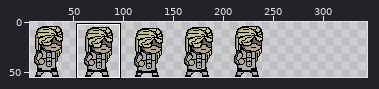
Two versions of one sprite sheet, Assets/Textures/PlayerSprites/idle_backup-Sheet.png. The first picture is a wide view before the edit; the outline marks the close-up.
Close-up. Before the edit:
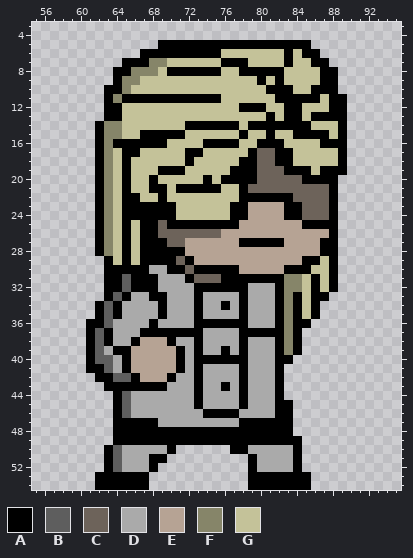
The file is 250x55 pixels. Colours within 5 levels of each other are drawn and written as one. Shown: x 55..95, y 3..54. The old version is drawn lined up with the new one, on the new canvas. The wide view leaves out empty margins. The commit also changed other parts of the picture, which this record leaves out.
Palette (. is transparent): A #000000  B #5e5e5e  C #6d635a  D #aaaaaa  E #b6a394  F #868569  G #c4c299
Pixels before, first column x 61:
 5 ........AAAAAAAAAAAAAAAAA....
 6 ......AAAAAAAAAGGGGGGGAGAA...
 7 ....AAAFFGGGGGGAAAGGGGAGGAA..
 8 ...AAFFFGAAAAAAGGAAAAAGGGGAA.
 9 ...AFFGGGGGGGGGGGGGAGAGGGGAA.
10 ..AAFGGGGGGGGGGGGGGGAAAGGAAA.
11 ..AFAAAAAAAAAAAGGGGGGAAAAAGAA
12 ..AAGGGGGGGGGGGGGAAAGGAAGGGAA
13 ..AAGGGGGGGGGGGGGGGGAGAAGAAAA
14 .AFFGGGGGGGAAAAAAGAAAAAAAGGGA
15 .AFFGGAAAAAGGGGGGAGGAGGAAAAGA
16 .AFAAAAAAGGGGAAAAGGAAAGGGGAAA
17 .AFGAAGGGGGAAGGGGGACCAAGGGGGA
18 .AFGAGGGGGGAGGGGGAACCAAGGGGGA
19 .AFGAGGGAAAGGGGGAAACCCAAAGAAA
20 .AFGAGGAGGGGGAGAAAACCCCCAAAA.
21 .AFGAGGAAGAAAAAGGACCCCCCCCCA.
22 .AFGAAGGAGGGGGGGGAAAAAACCCCA.
23 .AFGAAAAAAGGGGGGAAEEEEAACCCA.
24 .AFGAAAAAAGGGGGGAAEEEEAACCCA.
25 .AFGAGAACAAAAAAAAEEEEEEEAAAA.
26 .AFGAGAACCCCCCCEEEEEEEEEEEEA.
27 .AFGAGAAACCEEEEEEAAAAAEEEEAA.
28 .AFGAGAAAAAEEEEEEEEEEEEEEEAA.
29 ..AGAGAAAACAEEEEEEEEEEEEAAGA.
30 ..AAAAADDAACAAAAAEEEEEAAAGGA.
31 ..AABAAADDDACCCAAAAAAAFFGAGA.
32 ..AABAAADDDDAAAAAADDDAFFGAGA.
33 ..ABADDAADDDADDDDADDDAFAGAA..
34 .ABADDDDADDDADDADADDDAFAGA...
35 .ABADDDDADDDADDDDADDDAFAGA...
36 AABDDDDADDDDAAAAAADDDAFAA....
37 ABADDDAAAAAAADDDDAAAAAFA.....
38 ABADDAEEEADDADDDDADDDAFA.....
39 ABDAAEEEEEADADDADADDDAFA.....
40 ABBDAEEEEEADAAAAAADDDAA......
41 AABDAEEEEEADADDDDADDDA.......
42 .AABBAEEEADDADDDDADDDA.......
43 ..AAAAAAADDDADDADADDDA.......
44 ...ABDDDDDDDADDDDADDDA.......
45 ...ABDDDDDDDADDDDADDDAA......
46 ...ABDDDDDDDDAAAADDDDAA......
47 ...AAAAADDDDDDDDDAAAAAA......
48 ...AAAAAAAAAAAAAAAAAAAA......
49 ...AAAAAAAAAAAAAAAAAAAAA.....
50 ..ABDDDDDA......AADDDDDA.....
51 ..ABDDDAA.........ADDDDA.....
52 ..ABDDDA..........ADDDDA.....
53 .AAAAAA...........AAAAAAA....
54 .AAAAAA...........AAAAAAA....
New version:
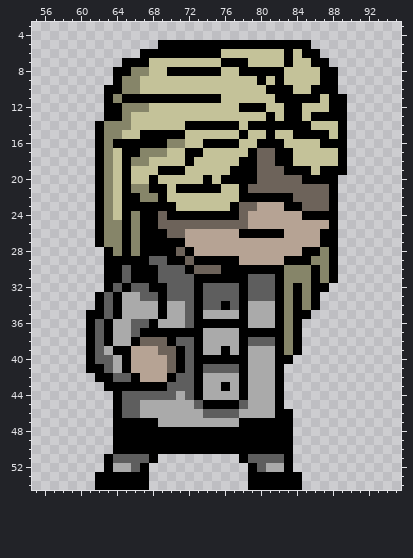
Edits made:
canvas 250x55 -> 350x55
The edit adds colour A in row 33 at x 62; in row 35 at x 61; in row 50 at x 71 to 76; in row 51 at x 78.
Colour B gives way to colour A in row 32 at x 65; in row 33 at x 64; in row 36 at x 63; in row 50 at x 64.
Colour C gives way to colour A in row 24 at x 85 to 87; in row 26 at x 69; in row 27 at x 70 to 71; in row 29 at x 71; in row 30 at x 72; in row 31 at x 73 to 75.
Colour D gives way to colour A in row 30 at x 68; in row 32 at x 69; in row 45 at x 74 to 77; in row 50 at x 65 to 69 and 79 to 83; in row 51 at x 83; in row 52 at x 67 and 83.
Colour E gives way to colour A in row 26 at x 78 to 82 and 87; in row 28 at x 72 and 85 to 86; in row 29 at x 73 to 77 and 83 to 84; in row 30 at x 78 to 82.
Colour F gives way to colour A in row 28 at x 63; in row 32 at x 84.
Colour G gives way to colour A in row 24 at x 71 to 76; in row 29 at x 64 and 66; in row 30 at x 86; in row 32 at x 87; in row 35 at x 85.
Colour A gives way to colour B in row 29 at x 68 to 69; in row 30 at x 65 and 70 to 71; in row 31 at x 72 and 79 to 81; in row 32 at x 64, 66 to 67 and 74 to 77; in row 33 at x 63 and 68; in row 36 at x 62.
Colour A gives way to colour B in row 45 at x 73 and 78; in row 46 at x 74 to 77; in row 51 at x 79.
Colour D gives way to colour B in row 30 at x 69; in row 31 at x 69 to 71; in row 32 at x 70 to 72 and 79 to 81; in row 33 at x 67, 70 to 72, 74 to 77 and 79 to 81; in row 34 at x 72, 74 to 75 and 77; in row 35 at x 72.
Colour D gives way to colour B in row 36 at x 66 to 67 and 72; in row 37 at x 66; in row 38 at x 71 to 72 and 79 to 81; in rows 39 to 40 at x 72; in row 41 at x 72 and 74 to 77; in row 42 at x 71 to 72.
Colour D gives way to colour B in row 43 at x 70 to 72; in row 44 at x 66 to 70 and 72; in rows 45 to 46 at x 66; in row 51 at x 65 to 67 and 80 to 82; in row 52 at x 66 and 80.
Colour A gives way to colour C in row 23 at x 78; in row 24 at x 69 and 78; in row 25 at x 70 to 77; in row 28 at x 71; in row 29 at x 72; in row 30 at x 73 to 75.
Colour E gives way to colour C in row 23 at x 79; in row 25 at x 78; in row 38 at x 67 to 69; in row 39 at x 69 to 70; in rows 40 to 41 at x 70.
Colour A gives way to colour D in row 33 at x 65.
Colour B gives way to colour D in row 52 at x 64.
Colour A gives way to colour E in row 24 at x 83 to 84; in row 25 at x 85 to 87; in row 27 at x 78 to 82.
Colour C gives way to colour E in row 26 at x 72 to 75.
Colour A gives way to colour F in row 24 at x 66; in row 28 at x 87; in row 29 at x 86; in row 30 at x 83 to 85.
Colour G gives way to colour F in row 10 at x 66; in row 12 at x 65 to 67; in rows 13 to 14 at x 65; in row 16 at x 70 to 71; in row 17 at x 67 to 69; in row 18 at x 66 to 67.
Colour G gives way to colour F in row 21 at x 66 to 67; in row 22 at x 67 to 68; in rows 25 to 28 at x 64 and 66; in rows 29 to 30 at x 87; in row 31 at x 85 and 87; in rows 32 to 34 at x 85.
Colour F gives way to colour G in row 7 at x 68 to 69; in row 8 at x 68.
The edit erases colour A in row 28 at x 62; in row 32 at x 88; in row 33 at x 87; in row 35 at x 86; in row 36 at x 85; in row 45 at x 83.
The edit erases colour A in row 49 at x 84; in row 50 at x 63 and 84; in row 51 at x 69 and 84; in row 52 at x 68 and 84; in rows 53 to 54 at x 85.
Boxes around the changes in both close-ups, in picture pixels (x1, y1, x2, y2):
changed: (86, 58, 338, 490)
